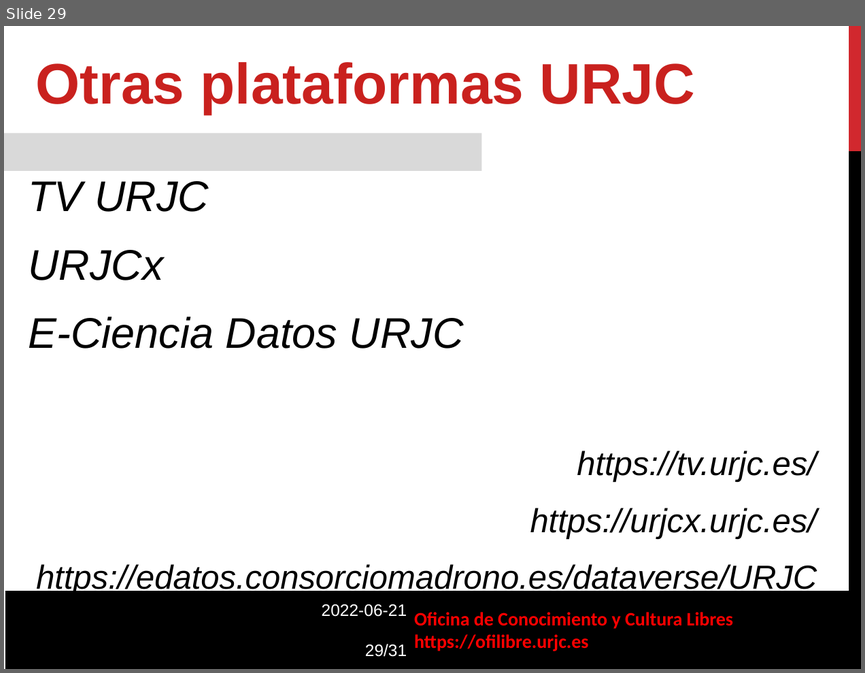
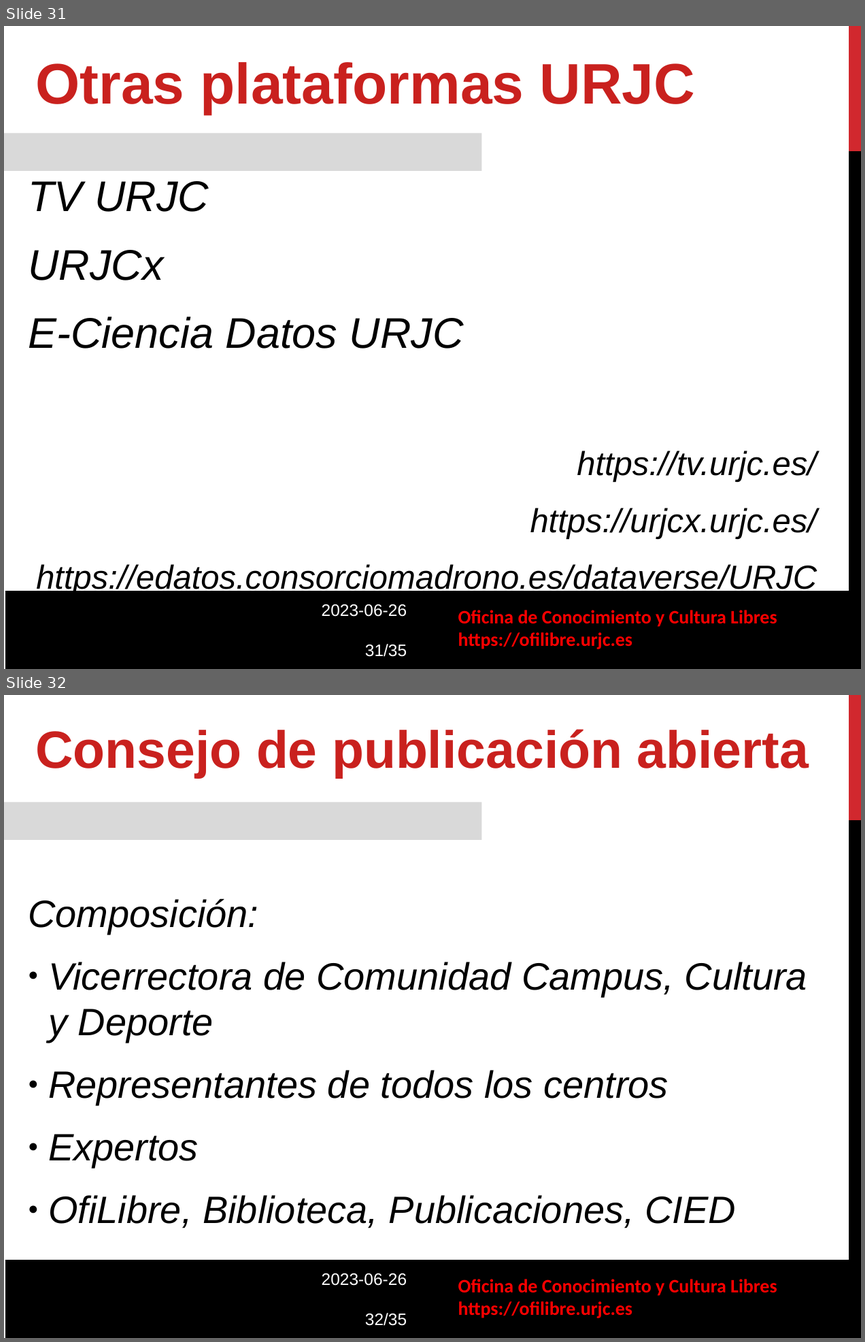
Before and after one commit to gabrielIzquierdo/OfiLibreGabri.github.io, a slide deck: static/transpas/curso-cultura-libre/Cultura_Libre_Intro.odp. Shown one above the other, each under a label of ours: slide 29 before the commit, slides 31 and 32 after it. The pictures are 865x673 and 865x1342 pixels, drawn with LibreOffice and Linux fonts; fonts in the diff are those of the drawing; background and template pictures are left out. Boxes give left, top, right and bottom in pixels: in the first picture for what was removed or moved away, otherwise in the second. Text is boxed around its words. In the diff, an @@ line names an element or a change of style, - is before the commit and + after.

```diff
--- a/static/transpas/curso-cultura-libre/Cultura_Libre_Intro.odp
+++ b/static/transpas/curso-cultura-libre/Cultura_Libre_Intro.odp
@@ slide 32 added at (4, 695, 861, 1338), background #FFFFFF; not listed: 6 template elements that a slide beside it also shows @@
@@ text added at (35, 729, 808, 778), 44 pt, text #C9211E, bold @@
+Consejo de publicación abierta
@@ text added at (28, 898, 807, 1228), 32 pt, text #000000, italic @@
+Composición:
+● Vicerrectora de Comunidad Campus, Cultura y Deporte
+● Representantes de todos los centros
+● Expertos
+● OfiLibre, Biblioteca, Publicaciones, CIED
@@ what was slide 29 is now slide 31 @@
@@ slide 31 changed as well @@
@@ text at (322, 604, 407, 656): text changed @@
-2022-06-21
-29/31
+2023-06-26
+31/35
@@ text "Oficina de Conocimiento y Cultura ...": place and size @@
-text "Oficina de Conocimiento y Cultura ..." at (414, 611, 733, 651)
+text "Oficina de Conocimiento y Cultura ..." at (458, 609, 776, 649)
```
Also in this commit, not shown: 25 other slides changed, 3 other slides added, 6 other files.
